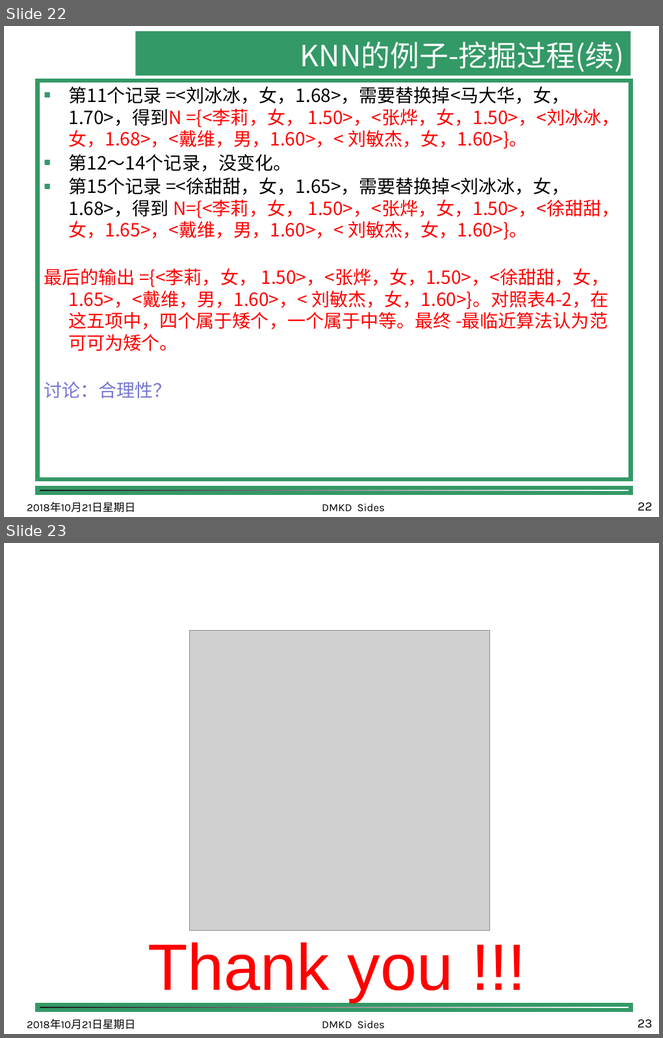
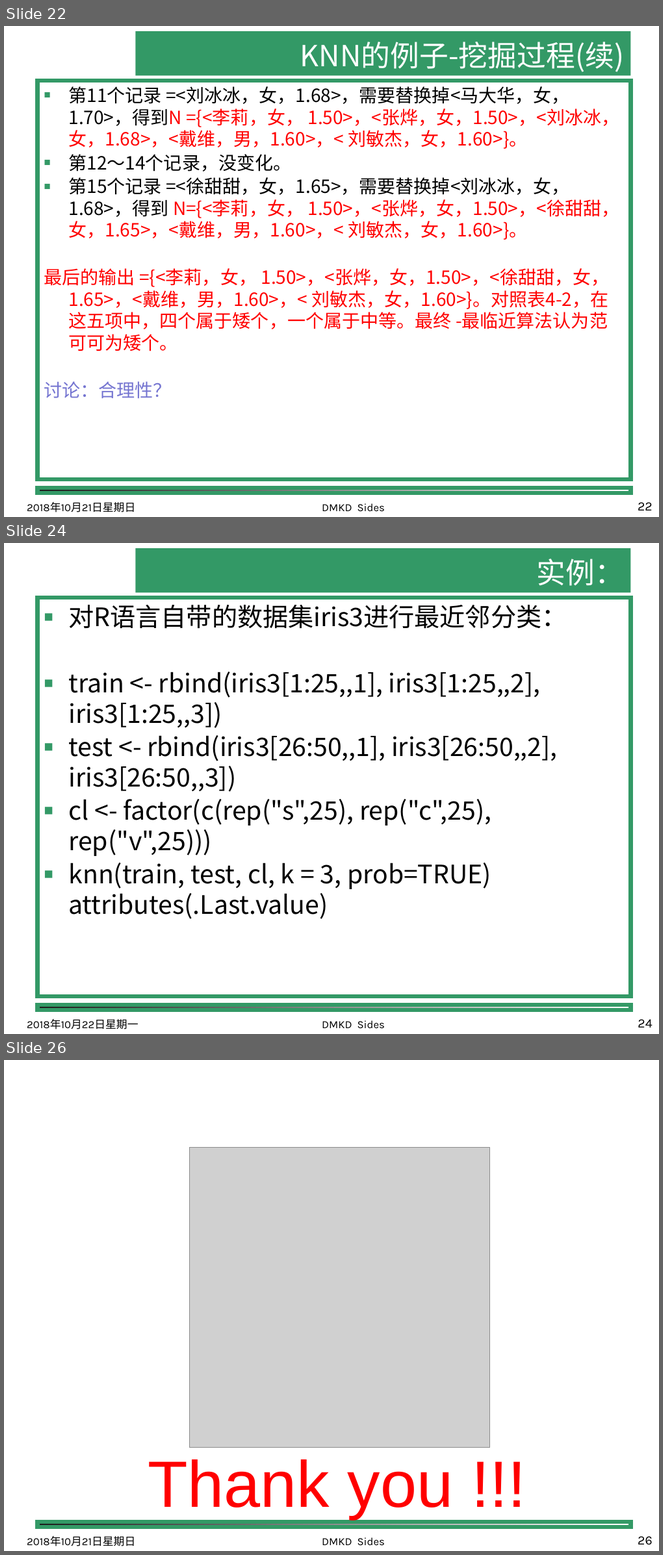
Before and after one commit to shfkuang/shfkuang.github.io, a slide deck: dm/ch4.1.pptx. Shown one above the other, each under a label of ours: slides 22 and 23 before the commit, slides 22, 24 and 26 after it; the slides between them are not shown. The pictures are 663x1038 and 663x1555 pixels, drawn with LibreOffice and Linux fonts; fonts in the diff are those of the drawing; grey boxes stand for pictures; background and template pictures are left out. Boxes give left, top, right and bottom in pixels: in the first picture for what was removed or moved away, otherwise in the second. Text is boxed around its words. In the diff, an @@ line names an element or a change of style, - is before the commit and + after.

```diff
--- a/dm/ch4.1.pptx
+++ b/dm/ch4.1.pptx
@@ slide 24 added at (x1=4, y1=543, x2=659, y2=1034), background #FFFFFF; not listed: 1 template element that a slide beside it also shows @@
@@ title added at (x1=136, y1=548, x2=631, y2=593), fill #339966, 32 pt, text #FFFFFF @@
+实例：
@@ text added at (x1=37, y1=598, x2=631, y2=997), outline #339966 4.5 pt, 28 pt, text #000000 @@
+■ 对R语言自带的数据集iris3进行最近邻分类：
+■ train <- rbind(iris3[1:25,,1], iris3[1:25,,2], iris3[1:25,,3])
+■ test <- rbind(iris3[26:50,,1], iris3[26:50,,2], iris3[26:50,,3])
+■ cl <- factor(c(rep("s",25), rep("c",25), rep("v",25)))
+■ knn(train, test, cl, k = 3, prob=TRUE) attributes(.Last.value)
@@ text added at (x1=27, y1=1019, x2=138, y2=1030), 12 pt, text #000000 @@
+2018年10月22日星期一
@@ text added at (x1=322, y1=1021, x2=386, y2=1029), 12 pt, text #000000 @@
+DMKD Sides
@@ page number added at (x1=638, y1=1019, x2=652, y2=1028), 14 pt, text #000000 @@
+24
@@ what was slide 23 is now slide 26 @@
@@ page number at (x1=638, y1=1536, x2=653, y2=1546): text changed @@
-23
+26
```
Also in this commit, not shown: 2 other slides added, 2 other files.
